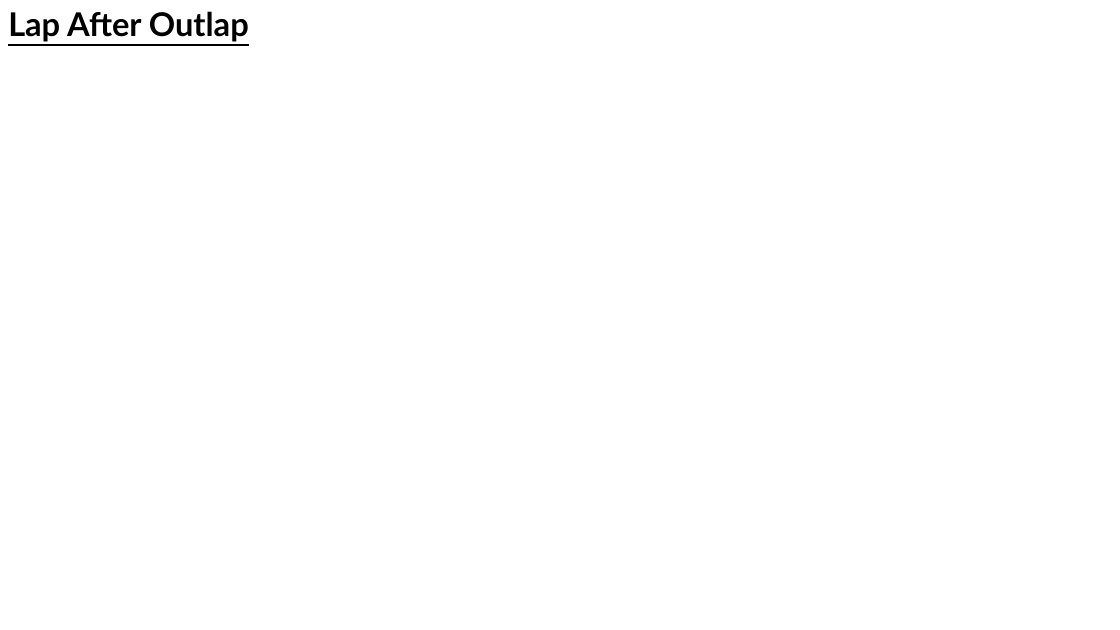
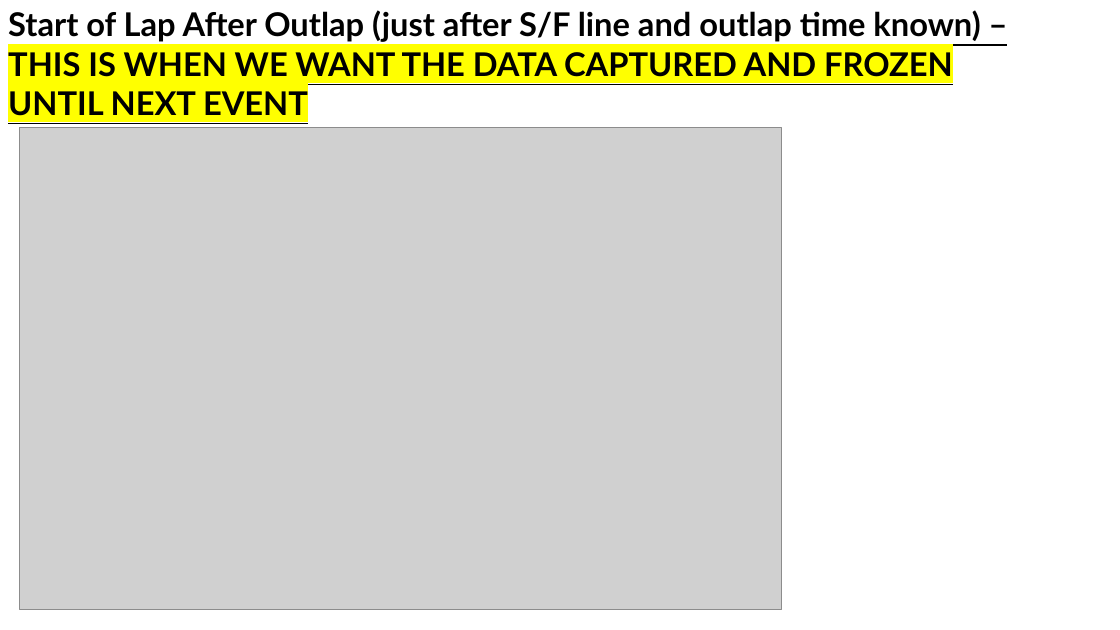
Before and after one commit to Lalabot77/LalaLaunchPlugin, a slide deck: slide 20 of Docs/UI Work.pptx (slide 19 before the commit). Drawn at 1120x630 pixels with LibreOffice and Linux fonts; fonts in the diff are those of the drawing; grey boxes stand for pictures. Boxes give left, top, right and bottom in pixels: in the first picture for what was removed or moved away, otherwise in the second. Text is boxed around its words. In the diff, an @@ line names an element or a change of style, - is before the commit and + after.

```diff
--- a/Docs/UI Work.pptx
+++ b/Docs/UI Work.pptx
@@ text at [8, 10, 980, 116]: text changed @@
-Lap After Outlap
+Start of Lap After Outlap (just after S/F line and outlap time known) – THIS IS WHEN WE WANT THE DATA CAPTURED AND FROZEN UNTIL NEXT EVENT
@@ picture added at [19, 128, 781, 610] @@
```
Also in this commit, not shown: 2 other slides changed, 8 slides added, 7 slides removed, 4 other files.
